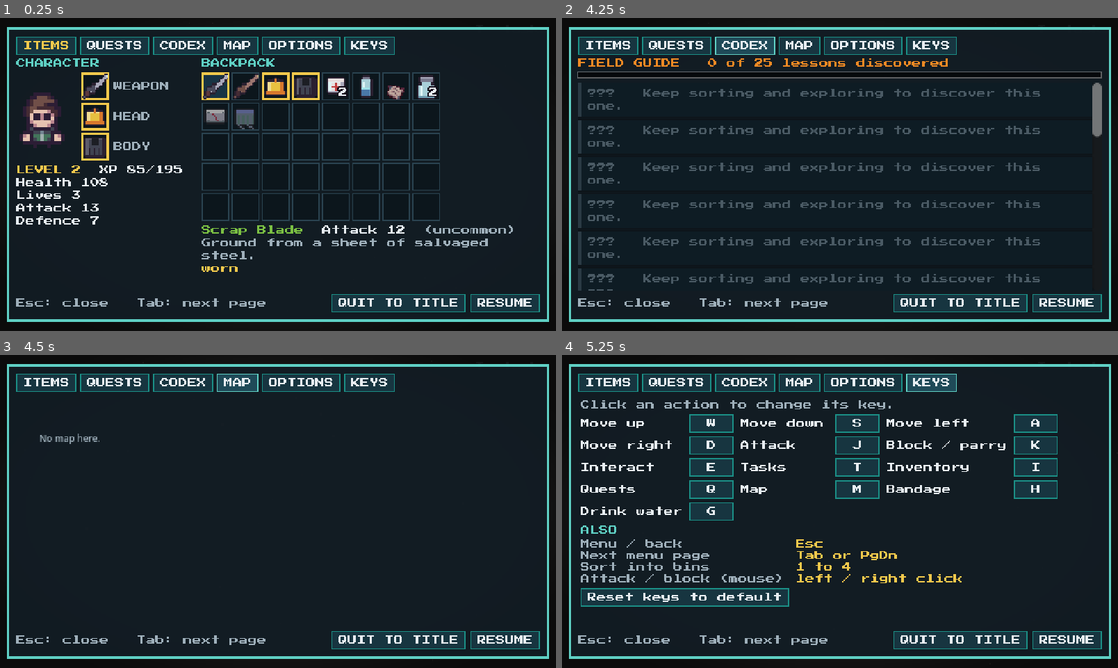
Above: before the commit, frames 1-4 (two rows, left to right).
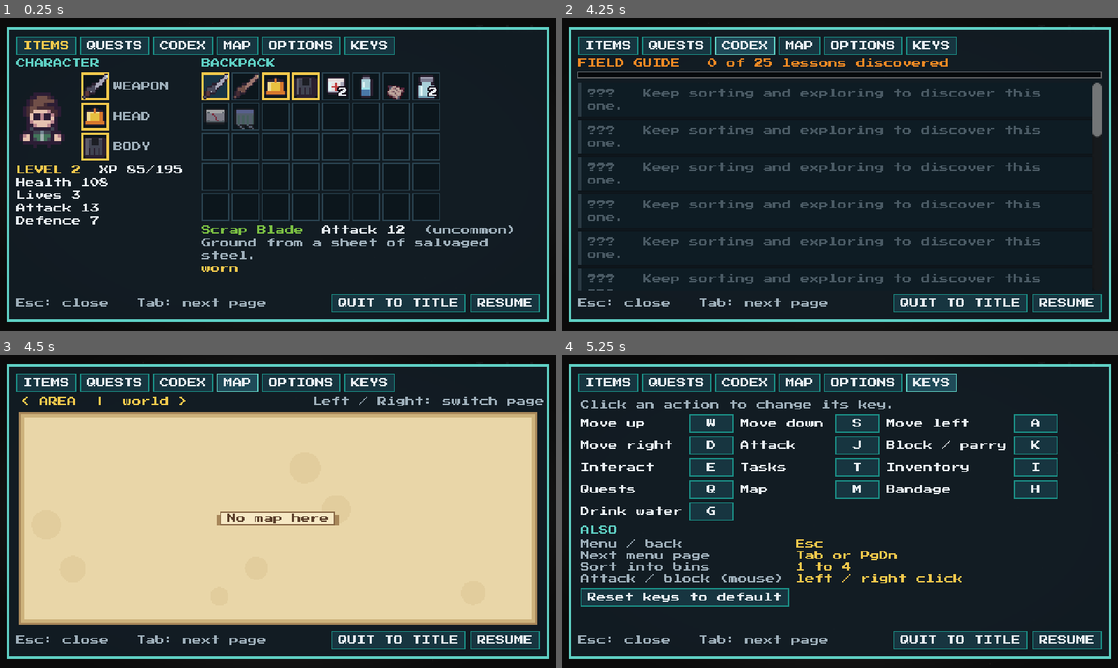
Above: after the commit, the same moments.

Repository: hsan-gg/the-last-drop
Game: Godot game, scene res://test/e2e/ui_preview.tscn
Same seed, same stepped clock (60 frames per second), same inputs: the game is played once before the commit and once after it. This scene is started directly instead of the project's main scene.
Inputs:
- Up to frame 1 (0.25 s): no input
- Up to frame 2 (4.25 s): click "ITEMS" at 0.5 s; click "QUESTS" at 1.25 s; click "DONE" at 2 s; click "DONE" at 2.75 s; click "CODEX" at 3.5 s
- Up to frame 3 (4.5 s): click "MAP" at 4.25 s
- Up to frame 4 (5.25 s): click "KEYS" at 5 s

Frames 1-2 are identical in both runs. In frame 3, 64% of the frame differs, in the area x 3-98%, y 13-87%; in frame 4, nothing differs.

Commit message:
feat: parchment map with an area page and a world page, Stardew-style

Diff:
--- a/test/unit/test_menu_tabs.gd
+++ b/test/unit/test_menu_tabs.gd
@@ -179,6 +179,17 @@
 	var tab := MapTab.new()
 	add_child_autofree(tab)
 	assert_eq(tab.cell_size(Vector2i(46, 30), Vector2(330, 170)), 5)
+
+
+func test_the_map_has_an_area_page_and_a_world_page() -> void:
+	var tab := MapTab.new()
+	add_child_autofree(tab)
+	assert_eq(tab.page, MapTab.Page.AREA)
+	var right := InputEventAction.new()
+	right.action = "ui_right"
+	right.pressed = true
+	assert_true(tab.tab_input(right))
+	assert_eq(tab.page, MapTab.Page.WORLD)
 	assert_eq(tab.cell_size(Vector2i(0, 0), Vector2(330, 170)), 1)
 
 
--- /dev/null
+++ b/ui/menu/map_paint.gd
@@ -0,0 +1,105 @@
+class_name MapPaint
+extends RefCounted
+## The look of the map, kept apart from what it shows: aged parchment, ink
+## lines and little hand-drawn icons, in the spirit of Stardew Valley's map.
+
+const PAPER := Color("#e9d6a8")
+const PAPER_DARK := Color("#cdb27c")
+const PAPER_EDGE := Color("#a8875a")
+const INK := Color("#5a3e2a")
+const INK_SOFT := Color("#8a6a48")
+const WATER := Color("#7ab0bc")
+const TOXIC := Color("#9ab048")
+const ROAD := Color("#d4b47a")
+const FOG := Color("#c4a874")
+const FOG_LINE := Color("#b0925e")
+const GOLD := Color("#e0a030")
+const RED := Color("#b8483a")
+
+
+## A sheet of parchment: a darker rim and a few faint stains.
+static func parchment(canvas: CanvasItem, rect: Rect2) -> void:
+	canvas.draw_rect(rect, PAPER_EDGE)
+	canvas.draw_rect(rect.grow(-2), PAPER_DARK)
+	canvas.draw_rect(rect.grow(-5), PAPER)
+	for index in 7:
+		var at := rect.grow(-24).position + Vector2(_hash(index) * (rect.size.x - 48.0), _hash(index + 9) * (rect.size.y - 48.0))
+		canvas.draw_circle(at, 6.0 + _hash(index + 3) * 12.0, Color(PAPER_DARK.r, PAPER_DARK.g, PAPER_DARK.b, 0.25))
+
+
+## A ribbon banner with a name on it, centred at `at`.
+static func banner(canvas: CanvasItem, at: Vector2, text: String, color: Color = INK) -> void:
+	var font := UiTheme.FONT_FILE as Font
+	var width := font.get_string_size(text, HORIZONTAL_ALIGNMENT_LEFT, -1, 8).x + 10.0
+	var rect := Rect2(at - Vector2(width / 2.0, 5), Vector2(width, 11))
+	canvas.draw_rect(Rect2(rect.position + Vector2(-4, 2), Vector2(6, 9)), PAPER_EDGE)
+	canvas.draw_rect(Rect2(rect.end - Vector2(2, 9), Vector2(6, 9)), PAPER_EDGE)
+	canvas.draw_rect(rect, Color("#f6e8c4"))
+	canvas.draw_rect(rect, INK_SOFT, false, 1.0)
+	canvas.draw_string(font, Vector2(rect.position.x + 5, rect.position.y + 9), text, HORIZONTAL_ALIGNMENT_LEFT, -1, 8, color)
+
+
+## The player's face as a map pin.
+static func player_pin(canvas: CanvasItem, at: Vector2, t: float) -> void:
+	var bob := floorf(sin(t * 4.0) * 1.5)
+	var pin := at + Vector2(0, -9 + bob)
+	canvas.draw_circle(at, 2.5, Color(0, 0, 0, 0.25))
+	canvas.draw_circle(pin, 7.0, INK)
+	canvas.draw_circle(pin, 6.0, Color("#f6e8c4"))
+	canvas.draw_texture_rect_region(_face(), Rect2(pin - Vector2(5, 5), Vector2(10, 10)), Rect2(3, 2, 10, 10))
+	canvas.draw_colored_polygon(PackedVector2Array([pin + Vector2(-3, 5), pin + Vector2(3, 5), at + Vector2(0, -1)]), INK)
+
+
+static func _face() -> Texture2D:
+	return preload("res://assets/sprites/player.png")
+
+
+## Little icons for things on the area map.
+static func icon(canvas: CanvasItem, kind: String, at: Vector2, t: float, lit := false) -> void:
+	match kind:
+		"gate":
+			canvas.draw_rect(Rect2(at - Vector2(4, 4), Vector2(8, 8)), INK)
+			canvas.draw_rect(Rect2(at - Vector2(3, 3), Vector2(6, 7)), Color("#7bc043") if lit else INK_SOFT)
+			canvas.draw_rect(Rect2(at + Vector2(-1, -1), Vector2(2, 5)), INK)
+		"back":
+			canvas.draw_colored_polygon(PackedVector2Array([at + Vector2(-4, 0), at + Vector2(1, -4), at + Vector2(1, 4)]), INK_SOFT)
+			canvas.draw_rect(Rect2(at + Vector2(1, -1.5), Vector2(4, 3)), INK_SOFT)
+		"chest":
+			canvas.draw_rect(Rect2(at - Vector2(4, 3), Vector2(8, 6)), INK)
+			canvas.draw_rect(Rect2(at - Vector2(3, 2), Vector2(6, 4)), Color("#c08a3a"))
+			canvas.draw_rect(Rect2(at - Vector2(1, 1), Vector2(2, 2)), GOLD)
+		"generator":
+			var glow := 0.5 + 0.5 * sin(t * 3.0) if lit else 0.0
+			if lit:
+				canvas.draw_circle(at, 7.0, Color(1.0, 0.85, 0.3, 0.25 + 0.2 * glow))
+			canvas.draw_colored_polygon(PackedVector2Array([at + Vector2(1, -5), at + Vector2(-3, 1), at + Vector2(0, 1), at + Vector2(-1, 5), at + Vector2(3, -1), at + Vector2(0, -1)]), GOLD if lit else INK_SOFT)
+		"repair":
+			canvas.draw_circle(at, 4.0, INK)
+			canvas.draw_circle(at, 1.5, PAPER)
+			for spoke in 6:
+				canvas.draw_rect(Rect2(at + Vector2.from_angle(spoke * TAU / 6.0) * 4.0 - Vector2(1, 1), Vector2(2, 2)), INK)
+		"terminal":
+			canvas.draw_rect(Rect2(at - Vector2(4, 3), Vector2(8, 6)), INK)
+			canvas.draw_rect(Rect2(at - Vector2(3, 2), Vector2(6, 3)), Color("#5fb0a0"))
+		"errand":
+			var hop := floorf(sin(t * 5.0) * 1.5)
+			canvas.draw_circle(at + Vector2(0, hop), 5.0, GOLD)
+			canvas.draw_rect(Rect2(at + Vector2(-1, -3 + hop), Vector2(2, 4)), INK)
+			canvas.draw_rect(Rect2(at + Vector2(-1, 2 + hop), Vector2(2, 1)), INK)
+		"objective":
+			var pulse := 0.5 + 0.5 * sin(t * 4.0)
+			canvas.draw_arc(at, 5.0 + 2.0 * pulse, 0.0, TAU, 16, RED, 1.5)
+			canvas.draw_line(at + Vector2(-3, -3), at + Vector2(3, 3), RED, 1.5)
+			canvas.draw_line(at + Vector2(-3, 3), at + Vector2(3, -3), RED, 1.5)
+
+
+static func compass(canvas: CanvasItem, at: Vector2) -> void:
+	canvas.draw_circle(at, 9.0, Color(PAPER_DARK.r, PAPER_DARK.g, PAPER_DARK.b, 0.6))
+	canvas.draw_arc(at, 9.0, 0.0, TAU, 20, INK_SOFT, 1.0)
+	canvas.draw_colored_polygon(PackedVector2Array([at + Vector2(0, -8), at + Vector2(-2.5, 0), at + Vector2(2.5, 0)]), RED)
+	canvas.draw_colored_polygon(PackedVector2Array([at + Vector2(0, 8), at + Vector2(-2.5, 0), at + Vector2(2.5, 0)]), INK)
+	canvas.draw_string(UiTheme.FONT_FILE, at + Vector2(-2, -11), "N", HORIZONTAL_ALIGNMENT_LEFT, -1, 8, INK)
+
+
+static func _hash(index: int) -> float:
+	return fposmod(sin(float(index) * 12.9898) * 43758.5453, 1.0)
--- a/ui/menu/map_tab.gd
+++ b/ui/menu/map_tab.gd
@@ -1,32 +1,34 @@
 class_name MapTab
 extends MenuTab
-## The map: the current area drawn from its layout, revealed as you explore
-## (fog of war), with you, exits, chests and the objective marked, plus a strip
-## showing how the regions connect.
-
-const TILE_COLORS := {
-	"#": Color("#6a3c3c"), "H": Color("#5a4a58"), "~": Color("#4a6a58"), "=": Color("#c8a078"),
-	":": Color("#8a8a96"), "M": Color("#5c5870"), "D": Color("#403c52"), "F": Color("#4a4a5c"),
-	"P": Color("#6a6a7c"), "S": Color("#5a5a6c"), "C": Color("#8a6a44"), "B": Color("#7a3c3c"),
-	"T": Color("#5a8a48"), "t": Color("#5a4838"), "r": Color("#6a5a50"), ",": Color("#5a5040"),
-	"b": Color("#463c4a"), ".": Color("#5a4a42"),
-}
-const UNSEEN := Color("#0a0e12")
+## The map, drawn like a hand-inked parchment chart (after Stardew Valley's).
+## Two pages, switched with Left/Right:
+## - AREA: the place you are in, inked from its layout, with clouds of hatching
+##   where you have not been yet, little icons for gates, chests, the generator,
+##   errands and the objective, and your face as the pin.
+## - WORLD: the whole journey on one sheet: each region a painted vignette on
+##   the road north, lit regions glowing, unknown ones under cloud, a "!" where
+##   an errand waits, and your pin on the region you are in.
+
+enum Page { AREA, WORLD }
+
 const AREA_NAMES := {"outpost": "Forgotten Outpost", "factory": "Battery Factory", "dump": "Great Dump", "river": "Dead River"}
-const REGIONS: Array[Dictionary] = [
-	{"id": "outpost", "name": "OUTPOST"},
-	{"id": "factory", "name": "FACTORY"},
-	{"id": "dump", "name": "DUMP"},
-	{"id": "river", "name": "RIVER"},
-	{"id": "", "name": "???"},
+## Region spots on the world sheet, as fractions of the sheet, in story order.
+const WORLD: Array[Dictionary] = [
+	{"id": "outpost", "name": "Outpost", "at": Vector2(0.14, 0.78)},
+	{"id": "factory", "name": "Battery Factory", "at": Vector2(0.32, 0.42)},
+	{"id": "dump", "name": "Great Dump", "at": Vector2(0.52, 0.72)},
+	{"id": "river", "name": "Dead River", "at": Vector2(0.68, 0.34)},
+	{"id": "fields", "name": "???", "at": Vector2(0.86, 0.62)},
+	{"id": "sanctuary", "name": "???", "at": Vector2(0.9, 0.18)},
 ]
 const MARKERS := [
-	{"group": "scene_area_exit", "color": Color("#7bc043"), "label": "Exit"},
-	{"group": "scene_chest", "color": Color("#f2c94c"), "label": "Chest"},
-	{"group": "scene_archive_terminal", "color": Color("#5fe0d0"), "label": "Terminal"},
-	{"group": "scene_repair_station", "color": Color("#f08a24"), "label": "Repair"},
+	{"group": "scene_chest", "icon": "chest"},
+	{"group": "scene_repair_station", "icon": "repair"},
+	{"group": "scene_archive_terminal", "icon": "terminal"},
+	{"group": "scene_region_generator", "icon": "generator"},
 ]
 
+var page := Page.AREA
 var _layout: PackedStringArray = PackedStringArray()
 var _area_id := ""
 var _time := 0.0
@@ -44,6 +46,15 @@
 	queue_redraw()
 
 
+func tab_input(event: InputEvent) -> bool:
+	if event.is_action_pressed("ui_left") or event.is_action_pressed("ui_right"):
+		page = Page.WORLD if page == Page.AREA else Page.AREA
+		EventBus.sfx_requested.emit("click")
+		queue_redraw()
+		return true
+	return false
+
+
 func _process(delta: float) -> void:
 	if is_visible_in_tree():
 		_time += delta
@@ -57,46 +68,98 @@
 	return maxi(mini(int(space.x) / map_size.x, int(space.y) / map_size.y), 1)
 
 
+## Regions with an errand still waiting, for the "!" marks on the world page.
+static func regions_with_errands() -> Array[String]:
+	var waiting: Array[String] = []
+	for request_id in ["radio", "garden", "fountain"]:
+		var request := Content.request(request_id)
+		if not request.is_empty() and not GameState.has_flag(RequestPoint.done_flag(request_id)) and MapMemory.has_visited(request["area"]):
+			if not waiting.has(request["area"]):
+				waiting.append(request["area"])
+	return waiting
+
+
 func _draw() -> void:
+	var sheet := Rect2(Vector2(2, 14), size - Vector2(4, 16))
+	MapPaint.parchment(self, sheet)
+	var font := UiTheme.FONT_FILE as Font
+	var header := "< AREA  |  world >" if page == Page.AREA else "< area  |  WORLD >"
+	draw_string(font, Vector2(4, 9), header, HORIZONTAL_ALIGNMENT_LEFT, -1, 8, UiTheme.COLOR_YELLOW)
+	draw_string(font, Vector2(size.x - 196, 9), "Left / Right: switch page", HORIZONTAL_ALIGNMENT_LEFT, -1, 8, UiTheme.COLOR_MUTED)
+	if page == Page.WORLD:
+		_draw_world(sheet.grow(-8))
+	else:
+		_draw_area(sheet.grow(-8))
+
+
+# ------------------------------------------------------------------ area page
+
+func _draw_area(space: Rect2) -> void:
 	if _layout.is_empty():
-		draw_string(ThemeDB.fallback_font, Vector2(20, 40), "No map here.", HORIZONTAL_ALIGNMENT_LEFT, -1, 8, UiTheme.COLOR_MUTED)
+		MapPaint.banner(self, space.get_center(), "No map here")
 		return
 	var map_size := MapBuilder.layout_size(_layout)
-	var space := Vector2(size.x - 130.0, size.y - 28.0)
-	var cell := cell_size(map_size, space)
-	var origin := Vector2(4, 4)
+	var cell := cell_size(map_size, Vector2(space.size.x - 110.0, space.size.y - 14.0))
+	var origin := space.position + Vector2(0, 12)
 	for y in map_size.y:
 		for x in map_size.x:
-			var seen := MapMemory.is_seen(_area_id, Vector2i(x, y))
-			var color := UNSEEN
-			if seen:
-				color = TILE_COLORS.get(_layout[y][x], TILE_COLORS["."])
-			draw_rect(Rect2(origin + Vector2(x, y) * cell, Vector2(cell, cell)), color)
-	draw_rect(Rect2(origin, Vector2(map_size) * cell), Color("#31505c"), false, 1.0)
-	_draw_markers(origin, cell)
-	_draw_legend(origin + Vector2(map_size.x * cell + 10, 0))
-	_draw_regions(Vector2(4, size.y - 20))
-
-
-func _draw_markers(origin: Vector2, cell: int) -> void:
-	var scene := get_tree().current_scene
+			_draw_cell(origin, cell, x, y)
+	draw_rect(Rect2(origin, Vector2(map_size) * cell), MapPaint.INK, false, 1.0)
+	MapPaint.banner(self, origin + Vector2(map_size.x * cell / 2.0, -5), String(AREA_NAMES.get(_area_id, _area_id.capitalize())))
+	_draw_area_markers(origin, cell)
+	MapPaint.compass(self, origin + Vector2(map_size.x * cell - 12, 14))
+	_draw_legend(Vector2(origin.x + map_size.x * cell + 10, origin.y + 2))
+
+
+func _draw_cell(origin: Vector2, cell: int, x: int, y: int) -> void:
+	var rect := Rect2(origin + Vector2(x, y) * cell, Vector2(cell, cell))
+	if not MapMemory.is_seen(_area_id, Vector2i(x, y)):
+		draw_rect(rect, MapPaint.FOG)
+		if (x + y) % 3 == 0:  # hatching, like clouds sketched over the unknown
+			draw_line(rect.position + Vector2(0, cell), rect.position + Vector2(cell, 0), MapPaint.FOG_LINE, 1.0)
+		return
+	var ch := _layout[y][x]
+	var color := MapPaint.PAPER
+	if ch == "~":
+		color = MapPaint.WATER
+	elif ch == "T":
+		color = MapPaint.TOXIC
+	elif ch == "=":
+		color = MapPaint.ROAD
+	elif MapBuilder.is_solid_char(ch):
+		color = MapPaint.INK_SOFT
+	elif (x * 7 + y * 3) % 11 == 0:
+		color = MapPaint.PAPER.darkened(0.04)
+	draw_rect(rect, color)
+	if MapBuilder.is_solid_char(ch) and y + 1 < _layout.size() and not MapBuilder.is_solid_char(_layout[y + 1][x]):
+		draw_rect(Rect2(rect.position + Vector2(0, cell - 1), Vector2(cell, 1)), MapPaint.INK)
+
+
+func _draw_area_markers(origin: Vector2, cell: int) -> void:
+	var lit := GameState.has_flag(RegionGenerator.lit_flag(_area_id))
 	for marker in MARKERS:
 		for node in get_tree().get_nodes_in_group(marker["group"]):
 			if node is Node2D and _node_seen(node as Node2D):
-				var point := origin + (node as Node2D).global_position / MapBuilder.TILE_SIZE * cell
-				draw_rect(Rect2(point - Vector2(2, 2), Vector2(4, 4)), marker["color"])
-	var hud := scene.get_node_or_null("Hud") as Hud
-	if hud != null:
+				MapPaint.icon(self, marker["icon"], _to_map(origin, cell, node as Node2D), _time, lit)
+	for node in get_tree().get_nodes_in_group("scene_area_exit"):
+		if node is AreaExit and _node_seen(node as Node2D):
+			var gate := node as AreaExit
+			MapPaint.icon(self, "gate" if not gate.required_flag.is_empty() else "back", _to_map(origin, cell, gate), _time, gate.is_open())
+	for node in get_tree().get_nodes_in_group("scene_request_point"):
+		if node is RequestPoint and not (node as RequestPoint).is_done() and _node_seen(node as Node2D):
+			MapPaint.icon(self, "errand", _to_map(origin, cell, node as Node2D), _time)
+	var hud := get_tree().current_scene.get_node_or_null("Hud") as Hud
+	if hud != null and int(Settings.value("objective_hints")) > 0:
 		var objective := ObjectivesTracker.current(hud.area_id)
 		var target := ObjectiveBeacon.pick_target(objective.get("target", {}), get_tree().get_nodes_in_group("scene_%s" % objective.get("target", {}).get("scene", "")), Vector2.ZERO)
-		if target != null and int(Settings.value("objective_hints")) > 0:
-			var point := origin + target.global_position / MapBuilder.TILE_SIZE * cell
-			var pulse := 0.5 + 0.5 * sin(_time * 4.0)
-			draw_circle(point, 4.0 + 2.0 * pulse, Color(1.0, 0.7, 0.28, 0.5))
-			draw_circle(point, 2.0, Color("#ffb347"))
+		if target != null:
+			MapPaint.icon(self, "objective", _to_map(origin, cell, target), _time)
 	for node in get_tree().get_nodes_in_group("player"):
-		var spot := origin + (node as Node2D).global_position / MapBuilder.TILE_SIZE * cell
-		draw_circle(spot, 3.0, Color.WHITE if int(_time * 3.0) % 2 == 0 else Color("#ffd9a0"))
+		MapPaint.player_pin(self, _to_map(origin, cell, node as Node2D), _time)
+
+
+func _to_map(origin: Vector2, cell: int, node: Node2D) -> Vector2:
+	return origin + node.global_position / MapBuilder.TILE_SIZE * cell
 
 
 func _node_seen(node: Node2D) -> bool:
@@ -104,30 +167,88 @@
 
 
 func _draw_legend(at: Vector2) -> void:
-	var font := ThemeDB.fallback_font
-	var y := at.y + 8
-	draw_string(font, Vector2(at.x, y), String(AREA_NAMES.get(_area_id, _area_id.capitalize())).to_upper(), HORIZONTAL_ALIGNMENT_LEFT, -1, 8, UiTheme.COLOR_YELLOW)
-	y += 14
-	var entries: Array[Dictionary] = [{"color": Color.WHITE, "label": "You"}, {"color": Color("#ffb347"), "label": "Objective"}]
-	entries.append_array(MARKERS)
-	for entry in entries:
-		draw_rect(Rect2(Vector2(at.x, y - 6), Vector2(5, 5)), entry["color"])
-		draw_string(font, Vector2(at.x + 9, y), entry["label"], HORIZONTAL_ALIGNMENT_LEFT, -1, 8, UiTheme.COLOR_TEXT)
-		y += 12
+	var font := UiTheme.FONT_FILE as Font
+	var y := at.y + 6
+	var lit := GameState.has_flag(RegionGenerator.lit_flag(_area_id))
+	for entry in [["objective", "Objective"], ["gate", "Gate on"], ["back", "Gate back"], ["generator", "Generator"], ["errand", "Errand"], ["chest", "Chest"], ["repair", "Repair"]]:
+		MapPaint.icon(self, entry[0], Vector2(at.x + 5, y), _time, entry[0] == "generator" and lit)
+		draw_string(font, Vector2(at.x + 14, y + 4), entry[1], HORIZONTAL_ALIGNMENT_LEFT, -1, 8, MapPaint.INK)
+		y += 14
 	var total := MapBuilder.layout_size(_layout).x * MapBuilder.layout_size(_layout).y
-	draw_string(font, Vector2(at.x, y + 6), "Explored %d%%" % int(MapMemory.fraction_seen(_area_id, total) * 100.0), HORIZONTAL_ALIGNMENT_LEFT, -1, 8, UiTheme.COLOR_MUTED)
-
-
-## A strip of the regions in story order, the one you are in highlighted.
-func _draw_regions(at: Vector2) -> void:
-	var font := ThemeDB.fallback_font
-	var x := at.x
-	for region in REGIONS:
-		var visited: bool = region["id"] != "" and MapMemory.has_visited(region["id"])
-		var current: bool = region["id"] == _area_id
-		var color := UiTheme.COLOR_YELLOW if current else (UiTheme.COLOR_TEAL if visited else Color("#3a4a54"))
-		draw_rect(Rect2(Vector2(x, at.y), Vector2(58, 12)), color, false, 1.0)
-		draw_string(font, Vector2(x + 4, at.y + 9), region["name"], HORIZONTAL_ALIGNMENT_LEFT, 52, 8, color)
-		x += 62
-		if region != REGIONS[-1]:
-			draw_string(font, Vector2(x - 4, at.y + 9), ">", HORIZONTAL_ALIGNMENT_LEFT, -1, 8, Color("#3a4a54"))
+	draw_string(font, Vector2(at.x, y + 6), "Explored %d%%" % int(MapMemory.fraction_seen(_area_id, total) * 100.0), HORIZONTAL_ALIGNMENT_LEFT, -1, 8, MapPaint.INK_SOFT)
+	draw_string(font, Vector2(at.x, y + 20), "Lights: %s" % ("ON" if lit else "off"), HORIZONTAL_ALIGNMENT_LEFT, -1, 8, MapPaint.GOLD if lit else MapPaint.INK_SOFT)
+
+
+# ------------------------------------------------------------------ world page
+
+func _draw_world(space: Rect2) -> void:
+	var points: Array[Vector2] = []
+	for region in WORLD:
+		points.append(space.position + region["at"] * space.size)
+	# the dead river winds across the sheet
+	var river := PackedVector2Array()
+	for step in 24:
+		var t := float(step) / 23.0
+		river.append(space.position + Vector2(t * space.size.x, space.size.y * (0.12 + 0.14 * sin(t * 5.0 + 0.6)) + t * space.size.y * 0.35))
+	draw_polyline(river, MapPaint.WATER, 3.0)
+	# the road north, dotted where you have not walked it yet
+	for index in points.size() - 1:
+		var walked := MapMemory.has_visited(WORLD[index + 1]["id"])
+		_dotted(points[index], points[index + 1], MapPaint.INK if walked else MapPaint.INK_SOFT, walked)
+	var errands := regions_with_errands()
+	for index in WORLD.size():
+		_draw_region(WORLD[index], points[index], errands.has(WORLD[index]["id"]))
+	MapPaint.banner(self, space.position + Vector2(space.size.x * 0.5, 6), "The Way to the Last Drop")
+	MapPaint.compass(self, space.end - Vector2(14, 14))
+
+
+func _dotted(from: Vector2, to: Vector2, color: Color, solid: bool) -> void:
+	var steps := int(from.distance_to(to) / 4.0)
+	for step in steps:
+		if solid or step % 2 == 0:
+			draw_line(from.lerp(to, float(step) / steps), from.lerp(to, float(step + 1) / steps), color, 2.0 if solid else 1.0)
+
+
+func _draw_region(region: Dictionary, at: Vector2, has_errand: bool) -> void:
+	var id: String = region["id"]
+	var known := MapMemory.has_visited(id)
+	var lit := GameState.has_flag(RegionGenerator.lit_flag(id))
+	if not known:
+		for puff in 5:  # a cloud over the unknown
+			draw_circle(at + Vector2(-12 + puff * 6, sin(puff * 1.7) * 3.0), 7.0, MapPaint.FOG)
+		MapPaint.banner(self, at + Vector2(0, 16), "???", MapPaint.INK_SOFT)
+		return
+	if lit:
+		var glow := 0.5 + 0.5 * sin(_time * 2.0)
+		draw_circle(at, 18.0, Color(1.0, 0.85, 0.35, 0.18 + 0.1 * glow))
+	_vignette(id, at)
+	MapPaint.banner(self, at + Vector2(0, 17), region["name"], MapPaint.INK)
+	if has_errand:
+		MapPaint.icon(self, "errand", at + Vector2(14, -14), _time)
+	if lit:
+		MapPaint.icon(self, "generator", at + Vector2(-15, -12), _time, true)
+	if id == _area_id:
+		MapPaint.player_pin(self, at + Vector2(0, -6), _time)
+
+
+## A small painted picture of each region.
+func _vignette(id: String, at: Vector2) -> void:
+	match id:
+		"outpost":
+			draw_rect(Rect2(at + Vector2(-9, -3), Vector2(18, 10)), Color("#a87a58"))
+			draw_colored_polygon(PackedVector2Array([at + Vector2(-11, -3), at + Vector2(0, -12), at + Vector2(11, -3)]), Color("#6a4434"))
+			draw_rect(Rect2(at + Vector2(-2, 1), Vector2(4, 6)), MapPaint.INK)
+		"factory":
+			draw_rect(Rect2(at + Vector2(-12, -4), Vector2(24, 12)), Color("#7a7a8c"))
+			draw_rect(Rect2(at + Vector2(-9, -14), Vector2(4, 10)), Color("#5a5a6c"))
+			draw_rect(Rect2(at + Vector2(2, -11), Vector2(4, 7)), Color("#5a5a6c"))
+			for window in 4:
+				draw_rect(Rect2(at + Vector2(-9 + window * 5, 0), Vector2(3, 3)), Color("#c8e060"))
+		"dump":
+			draw_colored_polygon(PackedVector2Array([at + Vector2(-15, 8), at + Vector2(-5, -9), at + Vector2(2, -2), at + Vector2(8, -11), at + Vector2(15, 8)]), Color("#8a6a58"))
+			for fleck in 6:
+				draw_rect(Rect2(at + Vector2(-8 + fleck * 3, 2 - (fleck % 3) * 3), Vector2(2, 2)), [Color("#c84a3a"), Color("#5a8ac0"), Color("#e0c060")][fleck % 3])
+		"river":
+			for row in 3:
+				draw_arc(at + Vector2(-6, -5 + row * 5), 4.0, PI, TAU, 8, MapPaint.WATER.darkened(0.2), 2.0)
+				draw_arc(at + Vector2(2, -5 + row * 5), 4.0, 0.0, PI, 8, MapPaint.WATER.darkened(0.2), 2.0)
Not shown, added: ui/menu/map_paint.gd.uid
